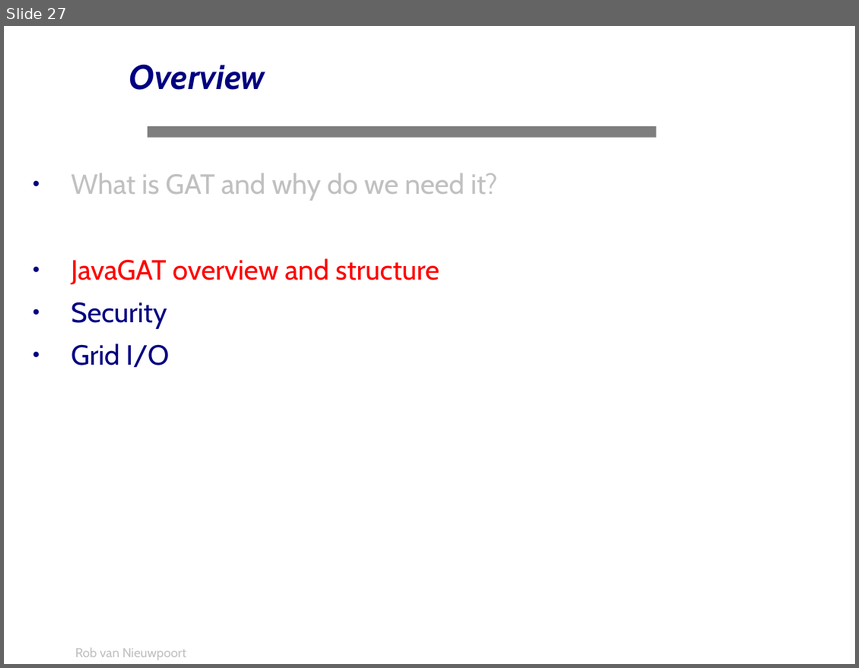
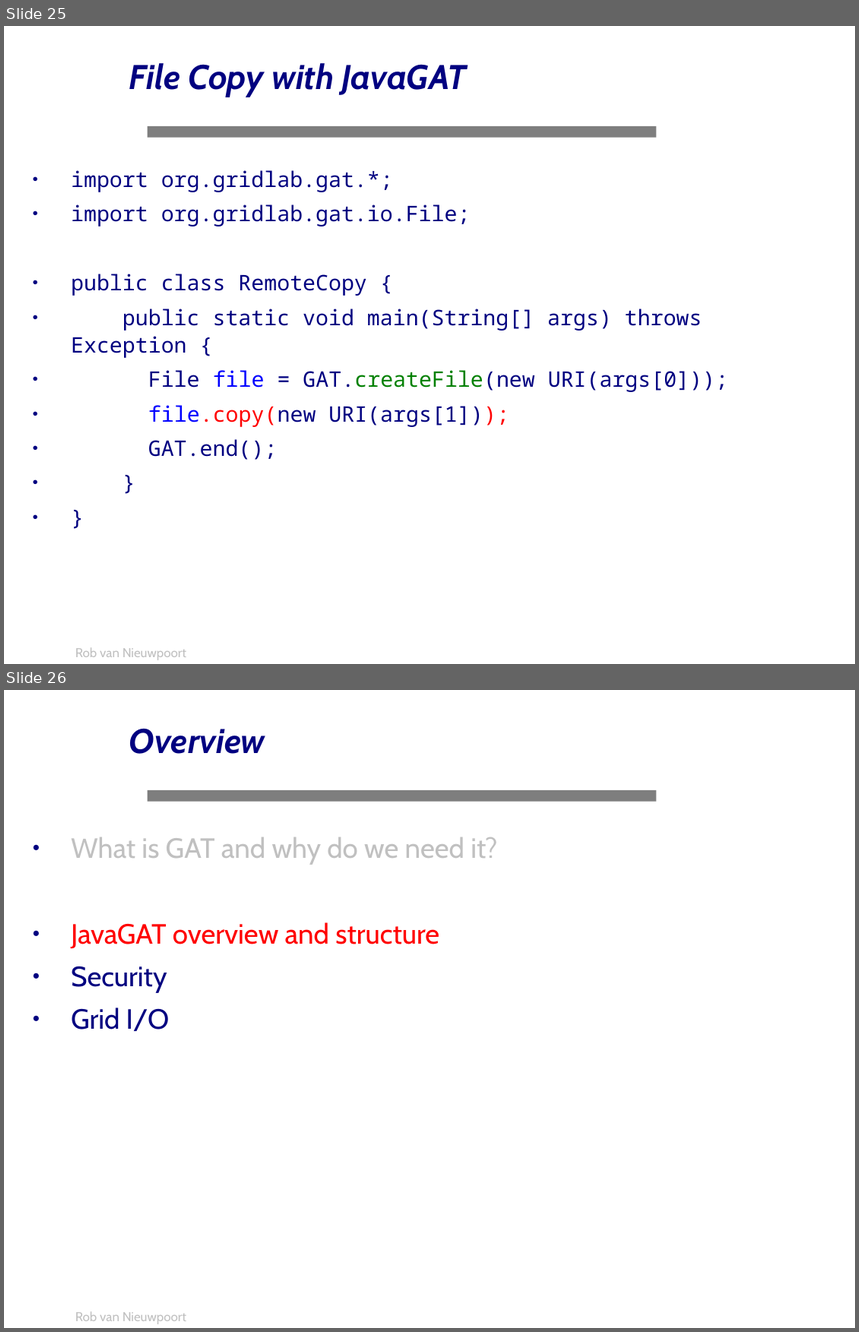
Before and after one commit to JungleComputing/www, a slide deck: tutorial/20080519-CCGrid08-Part-2-JavaGAT.odp. Shown one above the other, each under a label of ours: slide 27 before the commit, slides 25 and 26 after it. The pictures are 859x668 and 859x1332 pixels, drawn with LibreOffice and Linux fonts; fonts in the diff are those of the drawing; background and template pictures are left out. Boxes give left, top, right and bottom in pixels: in the first picture for what was removed or moved away, otherwise in the second. Text is boxed around its words. In the diff, an @@ line names an element or a change of style, - is before the commit and + after.

```diff
--- a/tutorial/20080519-CCGrid08-Part-2-JavaGAT.odp
+++ b/tutorial/20080519-CCGrid08-Part-2-JavaGAT.odp
@@ slide 25 added at (x1=4, y1=26, x2=855, y2=664), background #FFFFFF; not listed: 2 template elements that a slide beside it also shows @@
@@ title added at (x1=129, y1=63, x2=468, y2=97), 32 pt, text #000080, bold, italic @@
+File Copy with JavaGAT
@@ text added at (x1=71, y1=170, x2=728, y2=460), 20 pt, text #000080 @@
+● import org.gridlab.gat.*;
+● import org.gridlab.gat.io.File;
+● public class RemoteCopy {
+● public static void main(String[] args) throws Exception {
+● File file = GAT.createFile(new URI(args[0]));
+● file.copy(new URI(args[1]));
+● GAT.end();
+● }
+● }
@@ what was slide 27 is now slide 26 @@
```
Also in this commit, not shown: 4 slides changed, 1 slide removed, 10 other files.
